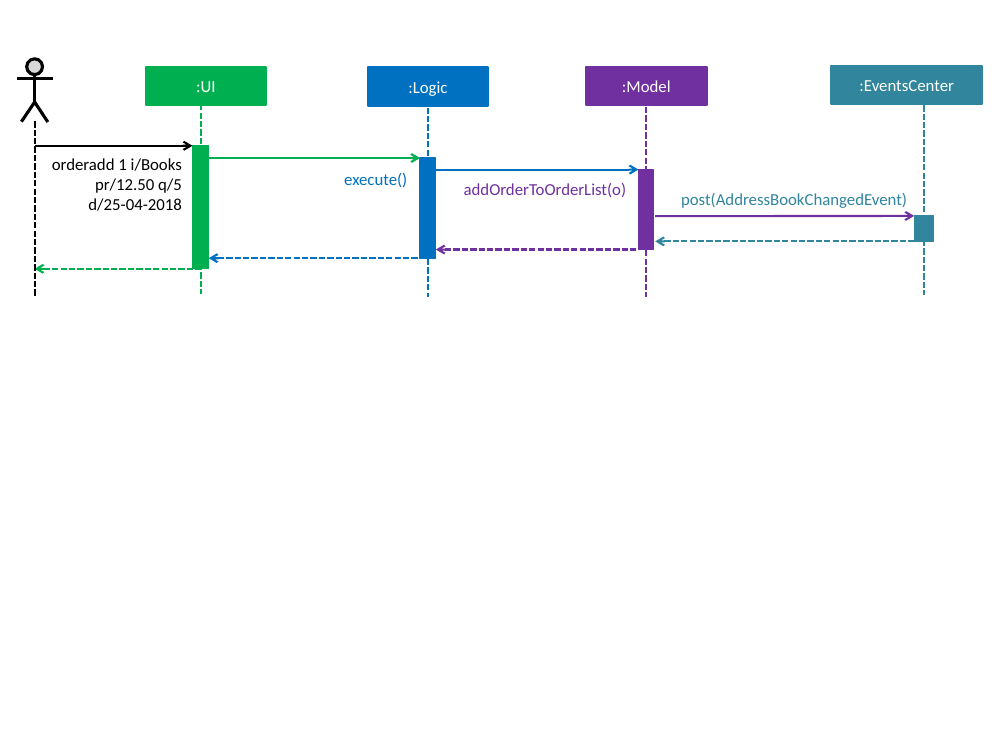
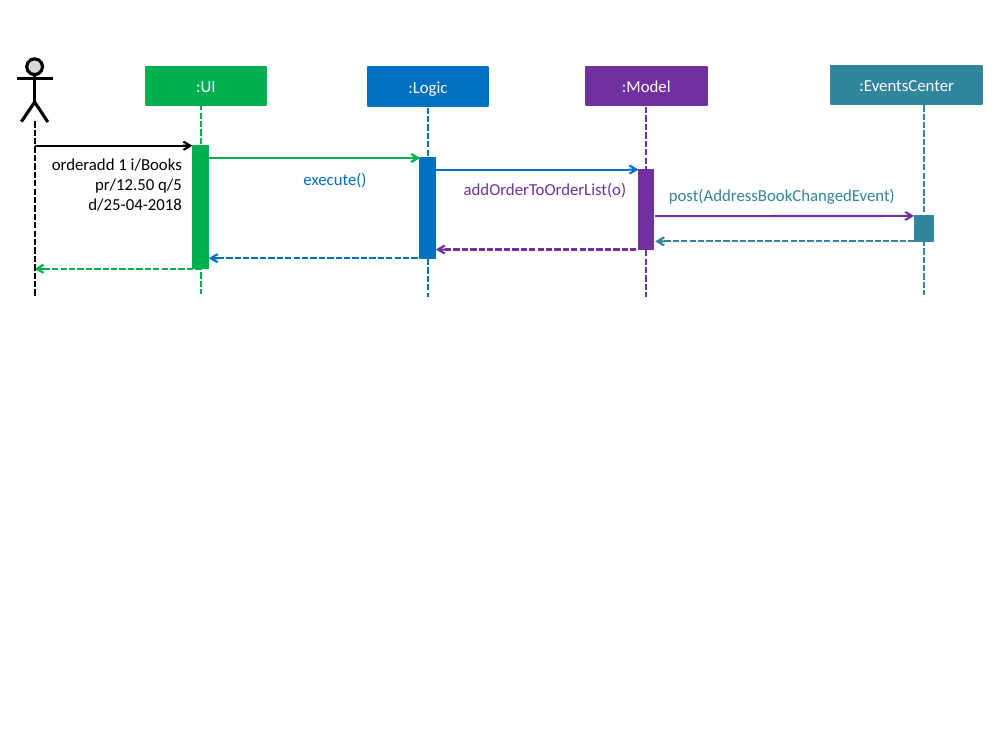
Before and after one commit to CS2103JAN2018-W13-B1/addressbook-level4, a slide deck: slide 4 of docs/diagrams/OrderManagementUMLDiagrams.pptx. Drawn at 1008x756 pixels with LibreOffice and Linux fonts; fonts in the diff are those of the drawing. Boxes give left, top, right and bottom in pixels: in the first picture for what was removed or moved away, otherwise in the second. Text is boxed around its words. In the diff, an @@ line names an element or a change of style, - is before the commit and + after.

```diff
--- a/docs/diagrams/OrderManagementUMLDiagrams.pptx
+++ b/docs/diagrams/OrderManagementUMLDiagrams.pptx
@@ text "execute()": place and size @@
-text "execute()" at [344,173,407,187]
+text "execute()" at [303,173,366,187]
@@ text "post(AddressBookChangedEvent)": place and size @@
-text "post(AddressBookChangedEvent)" at [681,193,907,208]
+text "post(AddressBookChangedEvent)" at [669,189,895,204]
```
Also in this commit, not shown: 1 other slide changed, 3 slides added, 5 other files.
